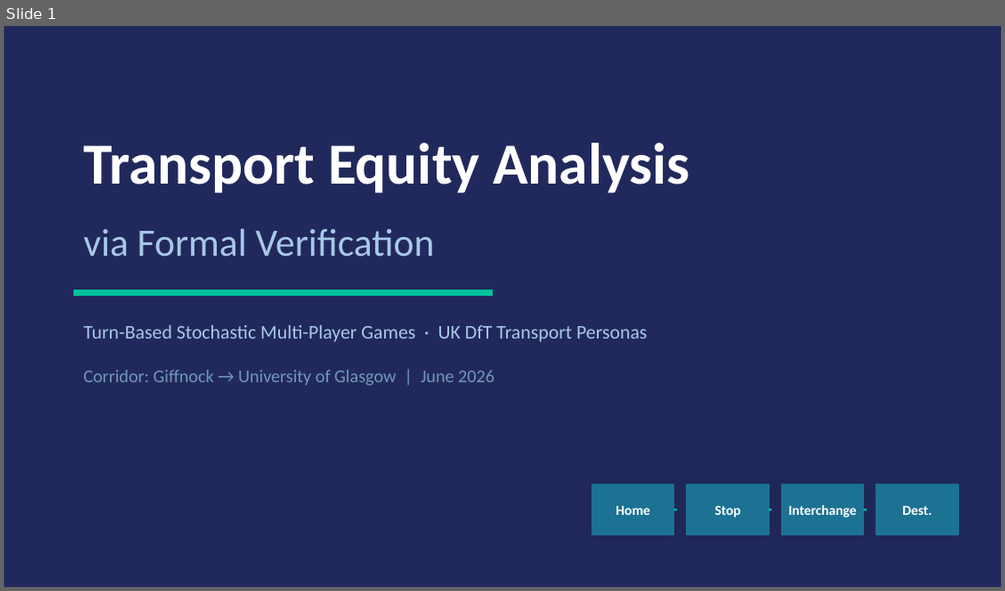
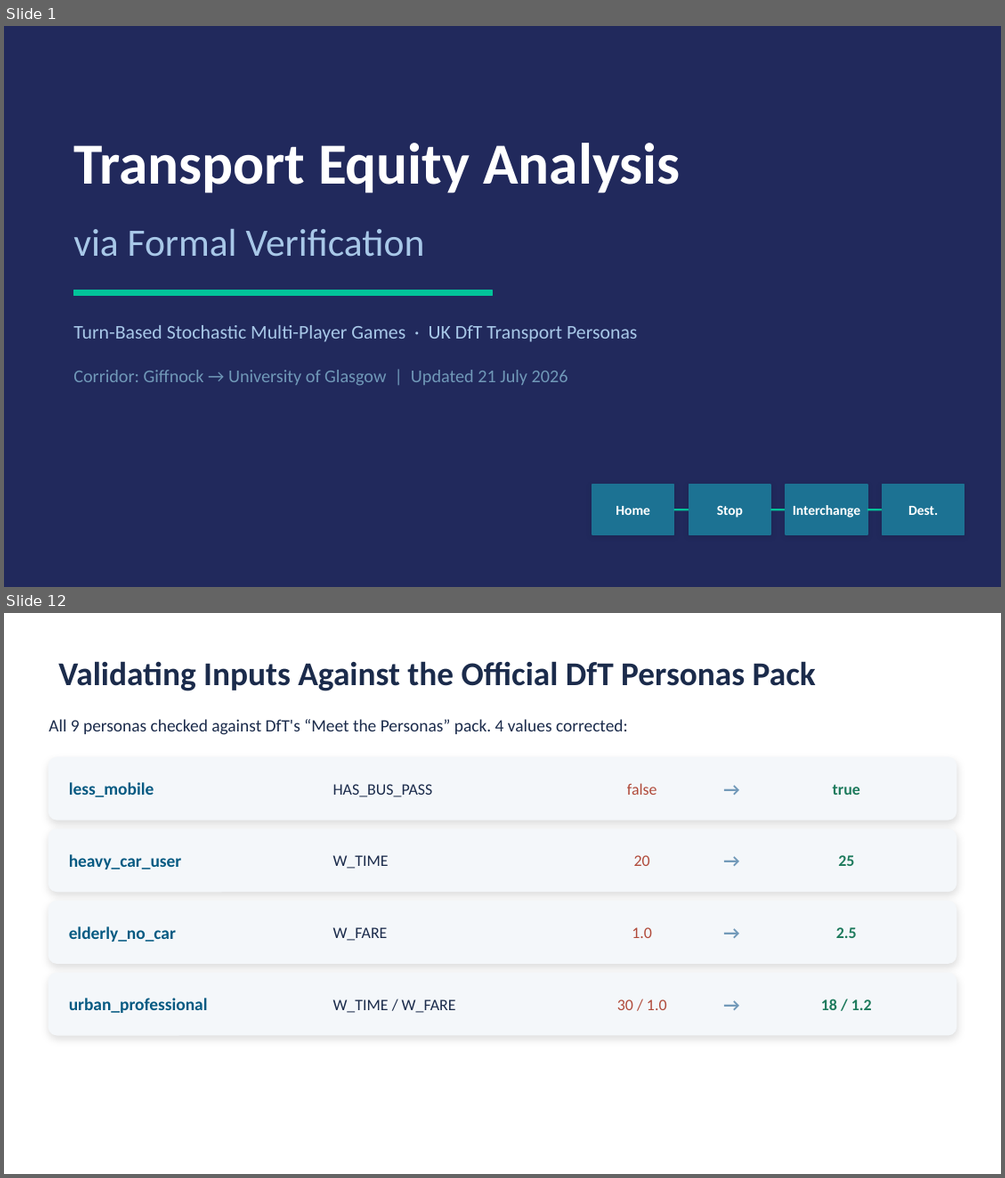
Before and after one commit to Hassan-Chamass/transport_personas_games, a slide deck: transport_smg_presentation.pptx. Shown one above the other, each under a label of ours: slide 1 before the commit, slides 1 and 12 after it; the slides between them are not shown. The pictures are 1005x591 and 1005x1178 pixels, drawn with LibreOffice and Linux fonts; fonts in the diff are those of the drawing. Boxes give left, top, right and bottom in pixels: in the first picture for what was removed or moved away, otherwise in the second. Text is boxed around its words. In the diff, an @@ line names an element or a change of style, - is before the commit and + after.

```diff
--- a/transport_smg_presentation.pptx
+++ b/transport_smg_presentation.pptx
@@ slide 12 added at (4, 613, 1001, 1174), background #FFFFFF @@
@@ text added at (58, 661, 816, 691), 24 pt, text #1B2B4B, bold @@
+Validating Inputs Against the Official DfT Personas Pack
@@ text added at (48, 719, 628, 735), 12.5 pt, text #1B2B4B @@
+All 9 personas checked against DfT's “Meet the Personas” pack. 4 values corrected:
@@ rounded rectangle added at (48, 757, 956, 819), fill #F4F7FA, outline #F4F7FA 1 pt @@
@@ text added at (712, 757, 752, 819), 13 pt, text #7098B8, bold @@
+→
@@ text added at (69, 782, 154, 797), 12.5 pt, text #065A82, bold @@
+less_mobile
@@ text added at (333, 784, 433, 797), 11.5 pt, text #1B2B4B @@
+HAS_BUS_PASS
@@ text added at (627, 783, 657, 795), 11.5 pt, text #B04A3A @@
+false
@@ text added at (833, 784, 860, 795), 11.5 pt, text #1D7A5C, bold @@
+true
@@ rounded rectangle added at (48, 829, 956, 891), fill #F4F7FA, outline #F4F7FA 1 pt @@
@@ text added at (712, 829, 752, 891), 13 pt, text #7098B8, bold @@
+→
@@ text added at (69, 854, 182, 869), 12.5 pt, text #065A82, bold @@
+heavy_car_user
@@ text added at (333, 855, 388, 868), 11.5 pt, text #1B2B4B @@
+W_TIME
@@ text added at (634, 855, 650, 866), 11.5 pt, text #B04A3A @@
+20
@@ text added at (838, 855, 854, 866), 11.5 pt, text #1D7A5C, bold @@
+25
@@ rounded rectangle added at (48, 901, 956, 963), fill #F4F7FA, outline #F4F7FA 1 pt @@
@@ text added at (712, 901, 752, 963), 13 pt, text #7098B8, bold @@
+→
@@ text added at (69, 926, 176, 941), 12.5 pt, text #065A82, bold @@
+elderly_no_car
@@ text added at (333, 927, 388, 941), 11.5 pt, text #1B2B4B @@
+W_FARE
@@ text added at (631, 927, 652, 938), 11.5 pt, text #B04A3A @@
+1.0
@@ text added at (836, 927, 857, 938), 11.5 pt, text #1D7A5C, bold @@
+2.5
@@ rounded rectangle added at (48, 973, 956, 1035), fill #F4F7FA, outline #F4F7FA 1 pt @@
@@ text added at (712, 973, 752, 1035), 13 pt, text #7098B8, bold @@
+→
@@ text added at (69, 997, 208, 1013), 12.5 pt, text #065A82, bold @@
+urban_professional
@@ text added at (333, 999, 456, 1013), 11.5 pt, text #1B2B4B @@
+W_TIME / W_FARE
@@ text added at (617, 999, 667, 1010), 11.5 pt, text #B04A3A @@
+30 / 1.0
@@ text added at (821, 998, 872, 1010), 11.5 pt, text #1D7A5C, bold @@
+18 / 1.2
@@ slide 1 changed as well @@
@@ 3 texts: place and size @@
-3 texts at (83, 143, 689, 342)
+3 texts at (73, 143, 680, 342)
@@ text at (73, 370, 568, 386): text changed @@
-Corridor: Giffnock → University of Glasgow | June 2026
+Corridor: Giffnock → University of Glasgow | Updated 21 July 2026
@@ 2 texts, 2 rectangles: place and size @@
-2 texts, 2 rectangles at (782, 484, 958, 534)
+2 texts, 2 rectangles at (785, 484, 964, 534)
@@ shadow changed in 3 elements at (688, 484, 770, 534), (785, 484, 867, 534), (882, 484, 964, 534) @@
@@ line moved from (674, 509) - (677, 509) to (674, 509) - (688, 509) @@
@@ line moved from (769, 509) - (771, 509) to (770, 509) - (785, 509) @@
@@ line moved from (863, 509) - (866, 509) to (867, 509) - (882, 509) @@
```
Also in this commit, not shown: 4 other slides changed, 7 other slides added, 3 slides removed, 8 other files.
